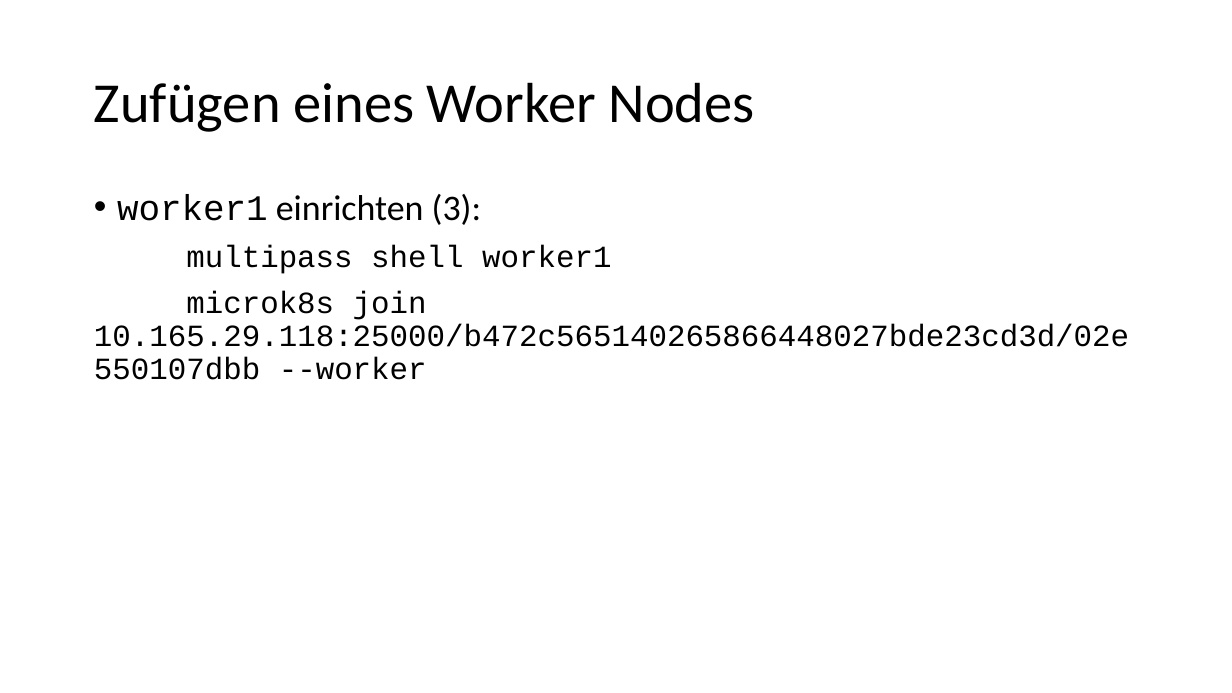
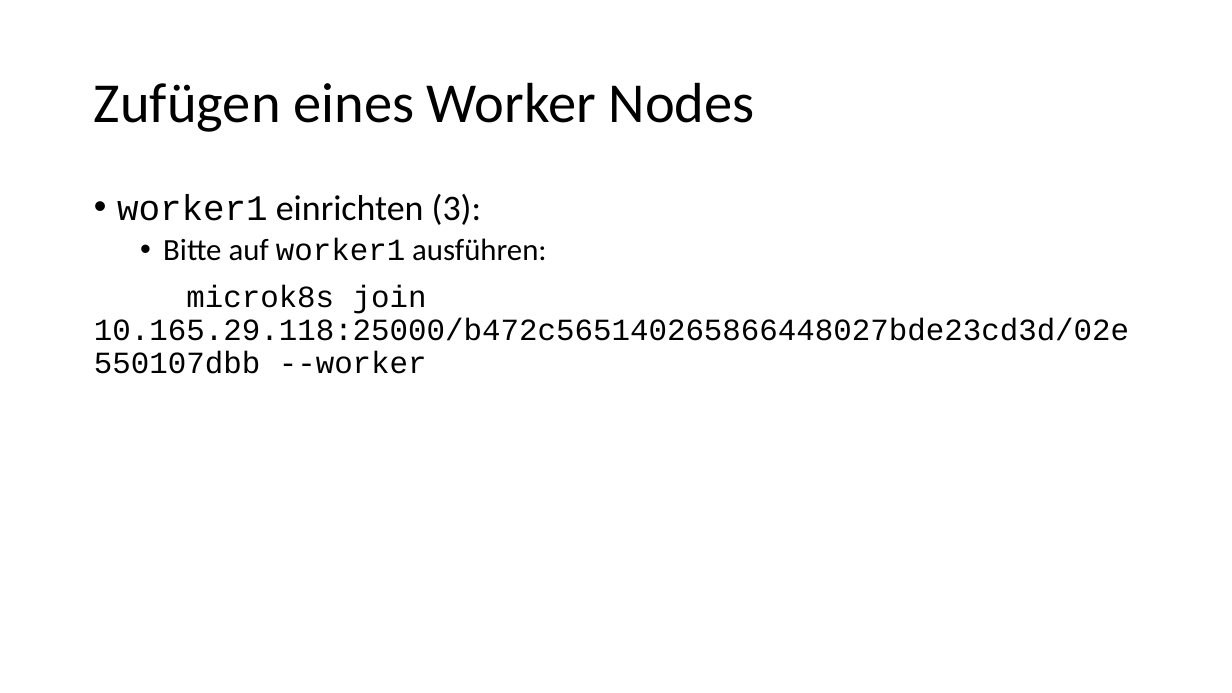
Before and after one commit to igeldo/PR4-SoSe23, a slide deck: slide 15 of sample/kubernetes/Bring your own device - Teil 1.pptx (slide 14 before the commit). Drawn at 1232x693 pixels with LibreOffice and Linux fonts; fonts in the diff are those of the drawing. Boxes give left, top, right and bottom in pixels: in the first picture for what was removed or moved away, otherwise in the second. Text is boxed around its words. In the diff, an @@ line names an element or a change of style, - is before the commit and + after.

```diff
--- a/sample/kubernetes/Bring your own device - Teil 1.pptx
+++ b/sample/kubernetes/Bring your own device - Teil 1.pptx
@@ text at (163,238,546,261): text changed; font Courier New to Calibri @@
-multipass shell worker1
+  • Bitte auf worker1 ausführen:
```
Also in this commit, not shown: 6 other slides changed, 3 slides added, 2 slides removed, 2 other files.
